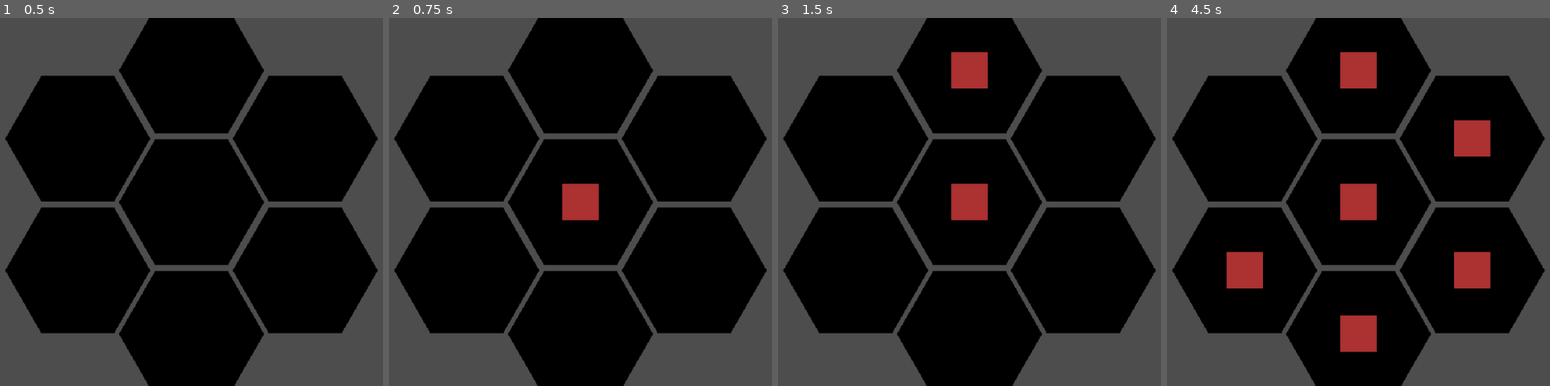
Above: before the commit, frames 1-4 (left to right).
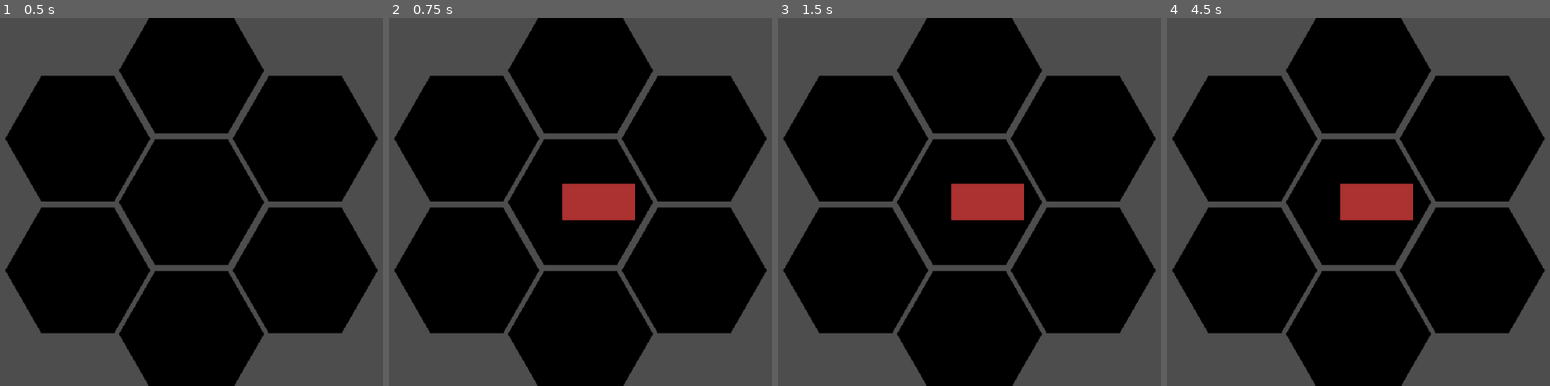
Above: after the commit, the same moments.

Repository: ima-cow/Godot-Testing
Game: Godot game, scene res://scenes/game.tscn
Two runs of this game, one before a commit and one after it. Both use one fixed random seed, a clock stepped at 60 frames per second and the inputs below.
Inputs (mouse positions are in pixels of both pictures, inside the frame that each line leads up to):
- Up to frame 1 (0.5 s): no input
- Up to frame 2 (0.75 s): tap Enter at 0.5 s; press the mouse at (580, 202) at 0.53 s
- Up to frame 3 (1.5 s): tap Space at 1.25 s; move the mouse to (969, 69) at 1.27 s; release the mouse at (969, 69) at 1.28 s; click (969, 69) at 1.35 s
- Up to frame 4 (4.5 s): tap Enter at 2, 3.5 s; move the mouse to (1473, 139) at 2.02 s; press the mouse at (1473, 139) at 2.03 s; tap Space at 2.75, 4.25 s; move the mouse to (1473, 271) at 2.77 s; release the mouse at (1473, 271) at 2.78 s; click (1473, 271) at 2.85 s; move the mouse to (1358, 334) at 3.52 s; press the mouse at (1358, 334) at 3.53 s; move the mouse to (1243, 271) at 4.27 s; release the mouse at (1243, 271) at 4.28 s; click (1243, 271) at 4.35 s

Frame 1 is identical in both runs. In frame 2, 1.0% of the frame differs, in the area x 54-65%, y 44-56%; in frame 3, 1.9%; in frame 4, 5.8%, in the area x 15-85%, y 9-91%.
Error after the commit: Parse Error: Expected identifier after "." for attribute access. (res://scripts/line.gd:18)

Commit message:
worked on lines

Diff:
--- a/scenes/game.tscn
+++ b/scenes/game.tscn
@@ -1,7 +1,6 @@
-[gd_scene load_steps=4 format=3 uid="uid://b0pyuxk5dlcom"]
+[gd_scene load_steps=3 format=3 uid="uid://b0pyuxk5dlcom"]
 
 [ext_resource type="Script" uid="uid://c138lt85hei3v" path="res://scripts/hex_grid.gd" id="1_lnu2h"]
-[ext_resource type="Texture2D" uid="uid://bgexqpeya8w2x" path="res://assets/hexagon_red.png" id="2_lnu2h"]
 [ext_resource type="PackedScene" uid="uid://bs35j85dxpk34" path="res://scenes/hex.tscn" id="3_lbhrr"]
 
 [node name="Game" type="Node2D"]
@@ -10,7 +9,6 @@
 
 [node name="HexGrid" type="Node2D" parent="."]
 script = ExtResource("1_lnu2h")
-redHex = ExtResource("2_lnu2h")
 
 [node name="Hex" parent="HexGrid" instance=ExtResource("3_lbhrr")]
 
--- a/scripts/hex_grid.gd
+++ b/scripts/hex_grid.gd
@@ -1,8 +1,8 @@
 extends Node2D
 
-@export var redHex = Texture2D
 @onready var line = preload("res://scenes/line.tscn")
 signal generate_line(starting)
+var line_being_genorated = false
 
 func _ready():
 	for hex in get_children():
@@ -10,11 +10,11 @@
 			hex.input_event.connect(_on_hex_input_event)
 
 func _on_hex_input_event(_viewport, event, _shape_idx):
-	var starting = true
 	if event.is_action_pressed("click"):
-		add_child(line.instantiate())
-		generate_line.emit(starting)
-		starting = false
+		generate_line.emit(line_being_genorated)
+		if line_being_genorated == false:
+			add_child(line.instantiate())
+			line_being_genorated = true
 
 func locate_closest_hex():
 	var closest_hex = get_child(0)
--- a/scripts/line.gd
+++ b/scripts/line.gd
@@ -2,11 +2,17 @@
 
 @onready var start = get_child(0)
 @onready var end = get_child(1)
+@export var line_texture = Texture2D
 
 func _ready():
 	end.get_child(1).visible = false
-	start.global_position = get_parent().locate_closest_hex().global_position
+	start.set_global_position(get_parent().locate_closest_hex().global_position)
 	get_parent().generate_line.connect(_on_generate_list)
+	get_parent().locate_closest_hex().set_end_point(true)
 
-func _on_generate_list(starting):
-	print(starting)
+func _on_generate_list(line_being_genorated):
+	if line_being_genorated == false:
+		if !get_parent().locate_closest_hex().has_line && !get_parent().locate_closest_hex().end_point:
+			var line_segement = Sprite2D.new()
+			line_segement.set_texture(line_texture)
+			line_segement.
